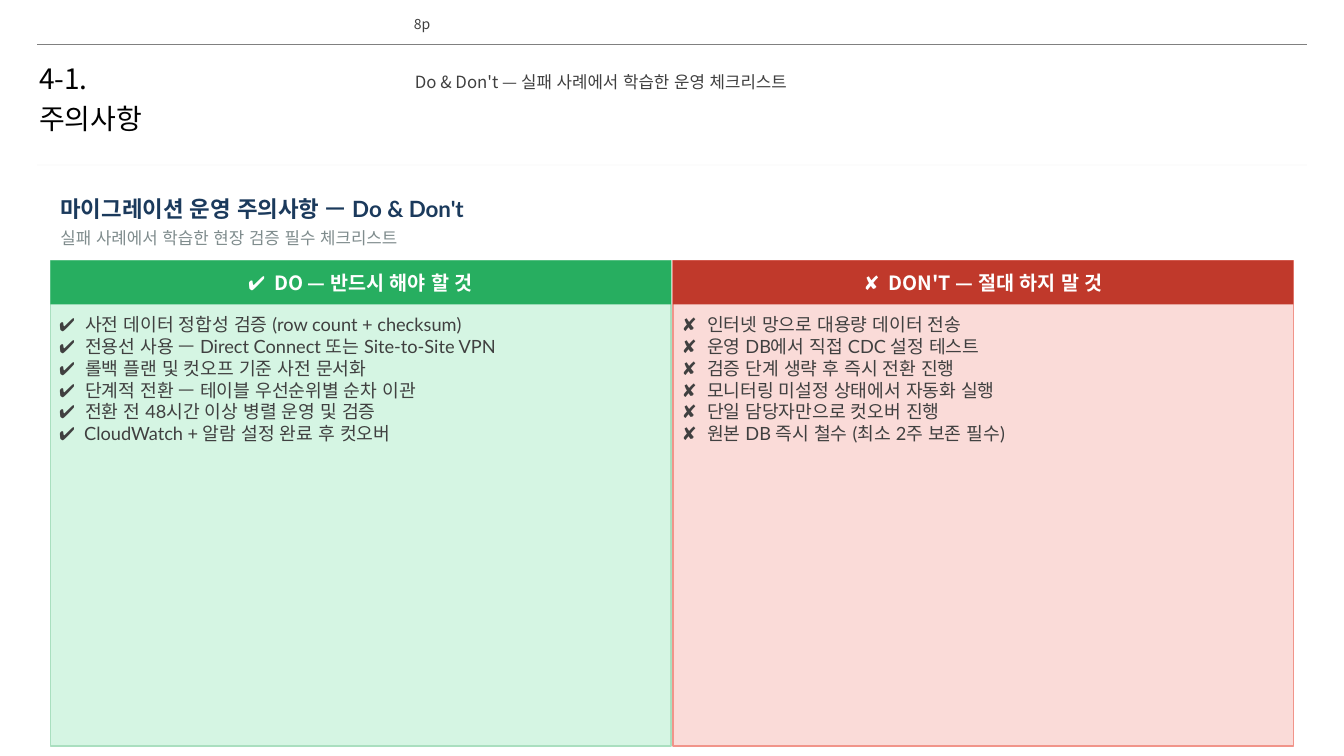
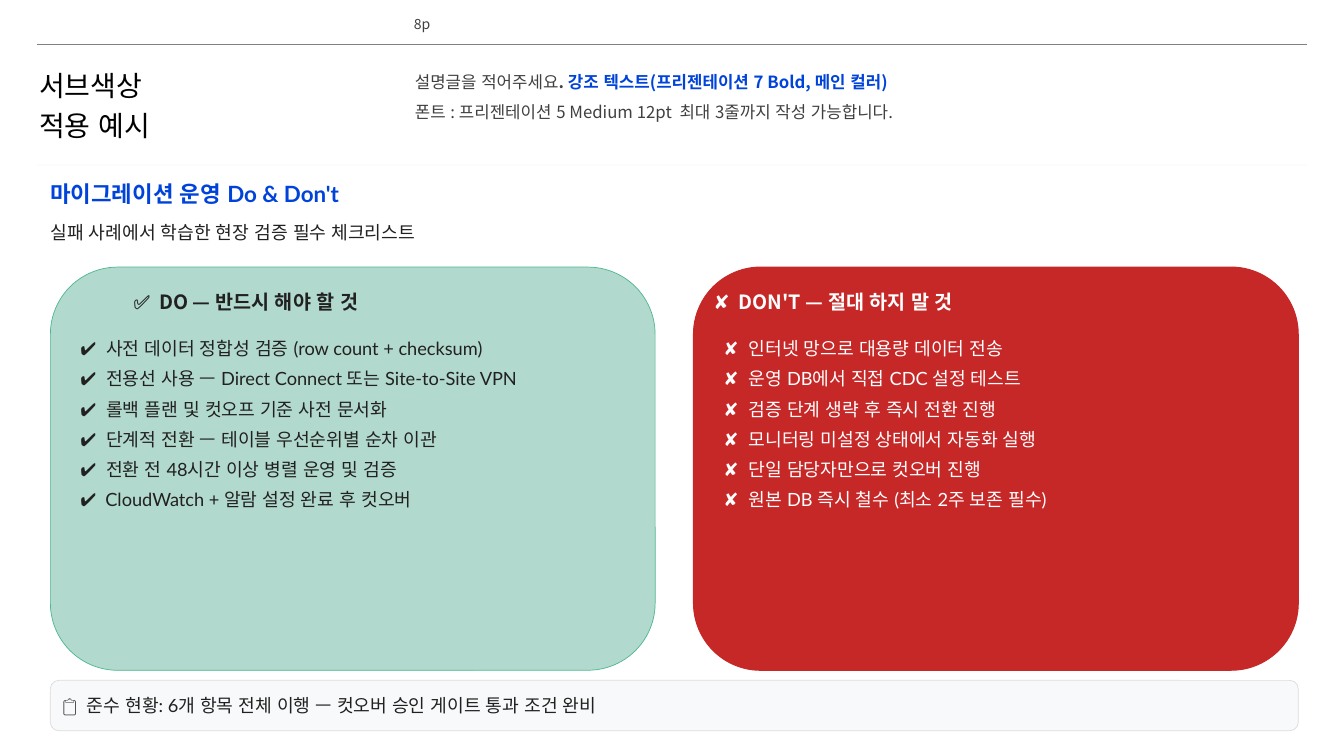
Before and after one commit to lhs6395-hslee/project-steer, a slide deck: slide 8 of results/pptx/Oracle_DB_Migration_Guide.pptx. Drawn at 1344x756 pixels with LibreOffice and Linux fonts; fonts in the diff are those of the drawing; background and template pictures are left out. Boxes give left, top, right and bottom in pixels: in the first picture for what was removed or moved away, otherwise in the second. Text is boxed around its words. In the diff, an @@ line names an element or a change of style, - is before the commit and + after.

```diff
--- a/results/pptx/Oracle_DB_Migration_Guide.pptx
+++ b/results/pptx/Oracle_DB_Migration_Guide.pptx
@@ text at (39,72,150,139): text changed @@
-4-1.
-주의사항
+서브색상
+적용 예시
@@ text at (415,74,893,122): text changed @@
-Do & Don't — 실패 사례에서 학습한 운영 체크리스트
+설명글을 적어주세요. 강조 텍스트(프리젠테이션 7 Bold, 메인 컬러)
+폰트 : 프리젠테이션 5 Medium 12pt 최대 3줄까지 작성 가능합니다.
@@ text at (50,183,339,204): text changed; text colour #1B3A5C to #0043DA @@
-마이그레이션 운영 주의사항 — Do & Don't
+마이그레이션 운영 Do & Don't
@@ text "실패 사례에서 학습한 현장 검증 ...": place and size @@
-text "실패 사례에서 학습한 현장 검증 ..." at (60,230,397,246)
+text "실패 사례에서 학습한 현장 검증 ..." at (50,224,415,241)
@@ text "실패 사례에서 학습한 현장 검증 ..." at (50,224,415,241): size 12 to 13 pt, text colour #7F8C8D to #212121 @@
@@ rounded rectangle: place and size @@
-rounded rectangle at (50,260,671,746)
+rounded rectangle at (50,267,655,670)
@@ rounded rectangle at (50,267,655,670): rectangle to rounded rectangle; fill #D5F5E3 to #B2D9CD; outline #A9DFBF 1 pt to #4CB88F 0.5 pt @@
@@ rectangle removed at (674,260,1295,746) @@
@@ rounded rectangle added at (694,267,1299,670), fill #C62828, outline #C62828 0.75 pt @@
@@ text "✅ DO — 반드시 해야 ...": place and size @@
-text "✅ DO — 반드시 해야 ..." at (50,260,671,304)
+text "✅ DO — 반드시 해야 ..." at (159,292,358,311)
@@ text "✅ DO — 반드시 해야 ..." at (159,292,358,311): fill #27AE60 to none @@
@@ text at (159,292,358,311): text changed; text colour #FFFFFF to #212121 @@
-✔ DO — 반드시 해야 할 것
+✅ DO — 반드시 해야 할 것
@@ text "✘ DON'T — 절대 하지 ...": place and size @@
-text "✘ DON'T — 절대 하지 ..." at (674,260,1295,304)
+text "✘ DON'T — 절대 하지 ..." at (739,292,953,311)
@@ text "✘ DON'T — 절대 하지 ..." at (739,292,953,311): alignment centre to left; fill #C0392B to none @@
@@ text "✔ 사전 데이터 정합성 검증 ...": place and size @@
-text "✔ 사전 데이터 정합성 검증 ..." at (84,316,496,442)
+text "✔ 사전 데이터 정합성 검증 ..." at (105,340,517,508)
@@ text "✔ 사전 데이터 정합성 검증 ..." at (105,340,517,508): text colour #404040 to #212121 @@
@@ text "✘ 인터넷 망으로 대용량 데이터 ...": place and size @@
-text "✘ 인터넷 망으로 대용량 데이터 ..." at (707,316,1005,443)
+text "✘ 인터넷 망으로 대용량 데이터 ..." at (749,340,1046,509)
@@ text "✘ 인터넷 망으로 대용량 데이터 ..." at (749,340,1046,509): text colour #404040 to #FFFFFF @@
@@ rounded rectangle added at (50,681,1299,731), fill #F8F9FA, outline #DCDCDC 0.5 pt, 13 pt, text #212121 @@
+📋 준수 현황: 6개 항목 전체 이행 — 컷오버 승인 게이트 통과 조건 완비
```
Also in this commit, not shown: 8 other slides changed.
